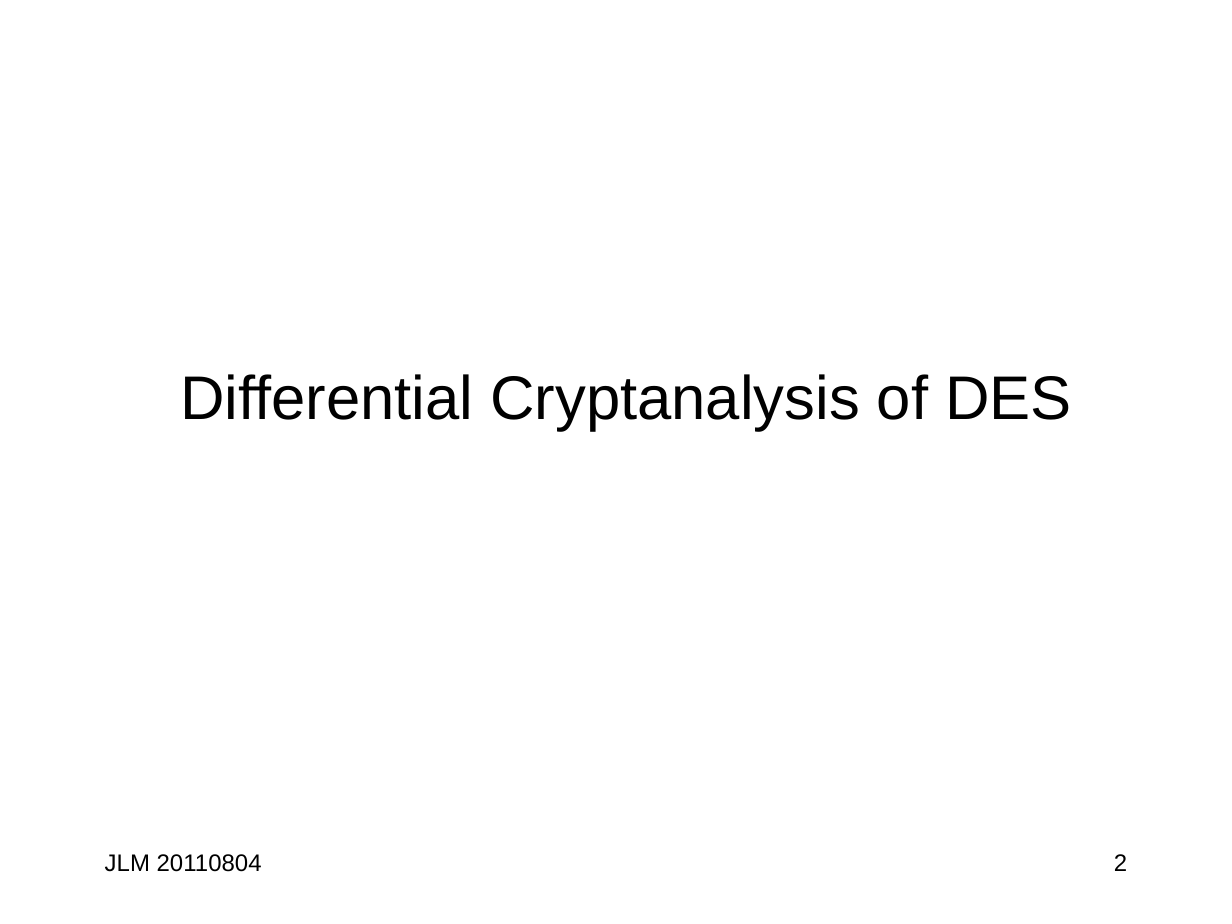
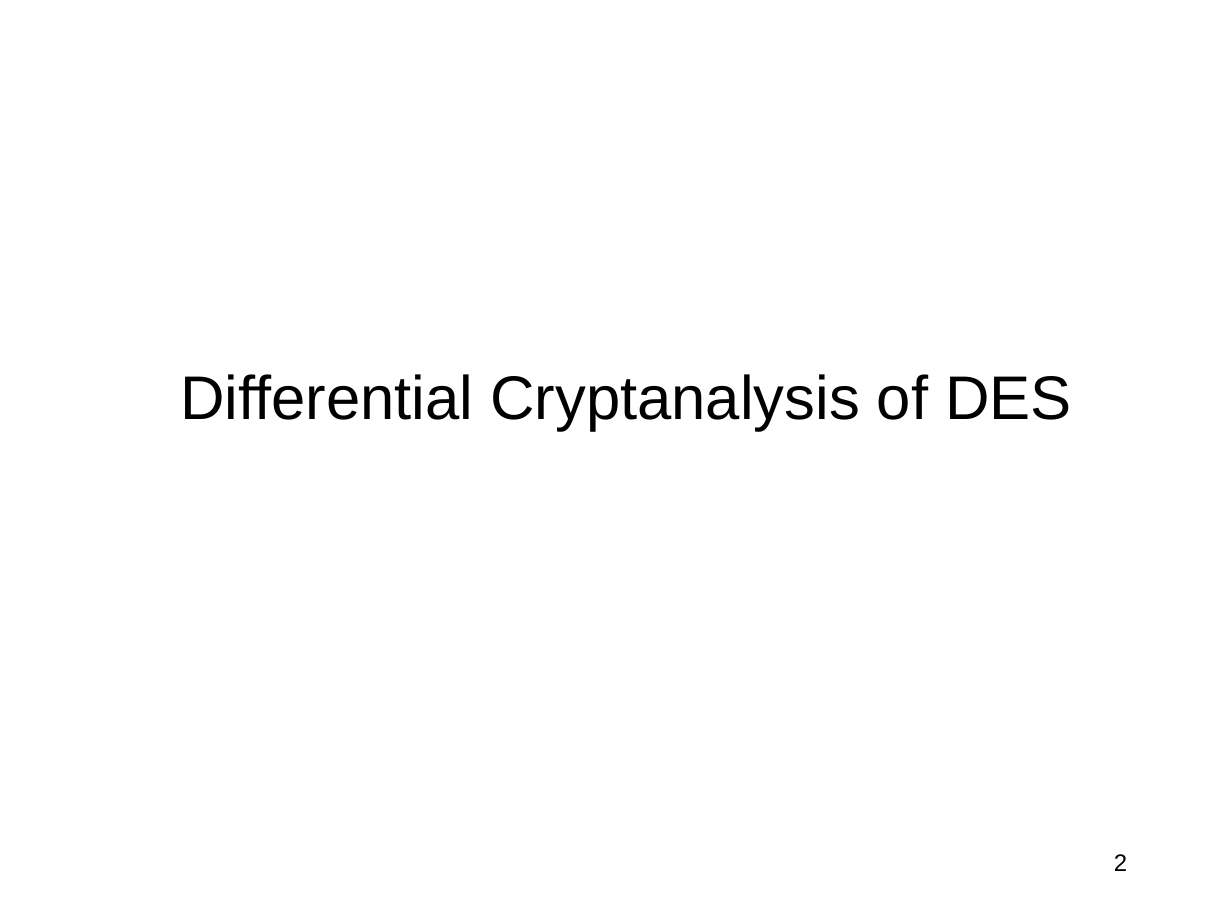
Before and after one commit to jlmucb/class_notes, a slide deck: slide 2 of BerkeleyClass/CS290Spring2013/Lectures/Cryptoclass4.pptx. Drawn at 1232x924 pixels with LibreOffice and Linux fonts; fonts in the diff are those of the drawing. Boxes give left, top, right and bottom in pixels: in the first picture for what was removed or moved away, otherwise in the second. Text is boxed around its words. In the diff, an @@ line names an element or a change of style, - is before the commit and + after.

```diff
--- a/BerkeleyClass/CS290Spring2013/Lectures/Cryptoclass4.pptx
+++ b/BerkeleyClass/CS290Spring2013/Lectures/Cryptoclass4.pptx
@@ text removed at bbox=[105, 854, 262, 872] @@
-JLM 20110804
```
Also in this commit, not shown: 4 other slides changed.
